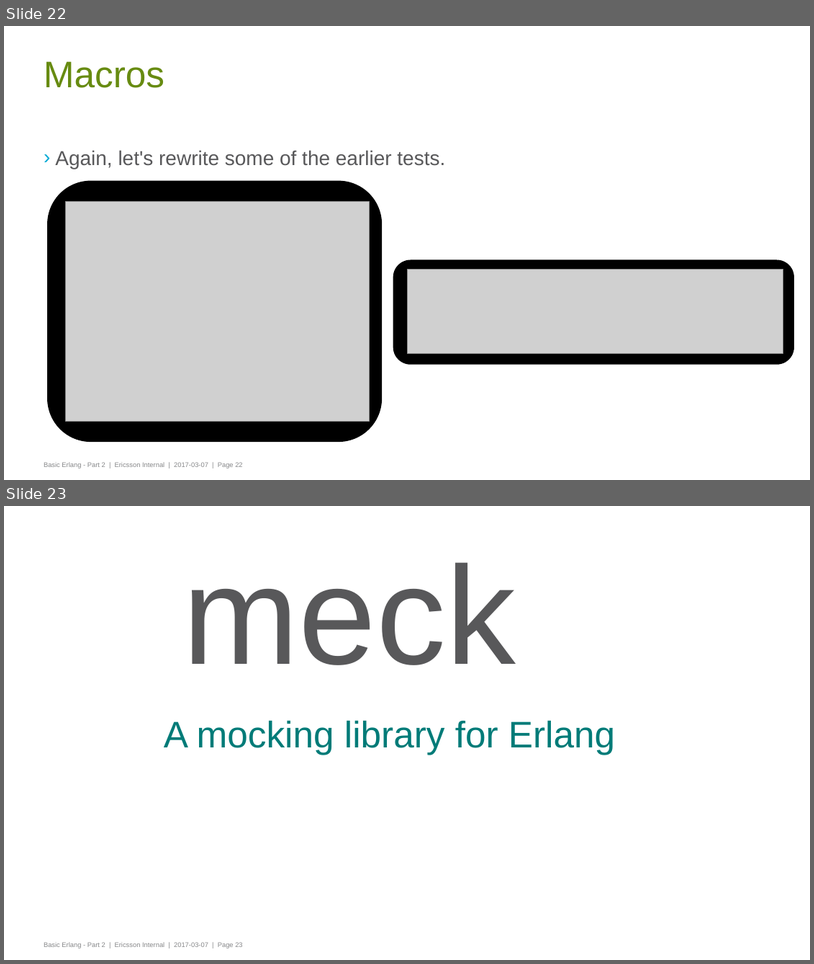
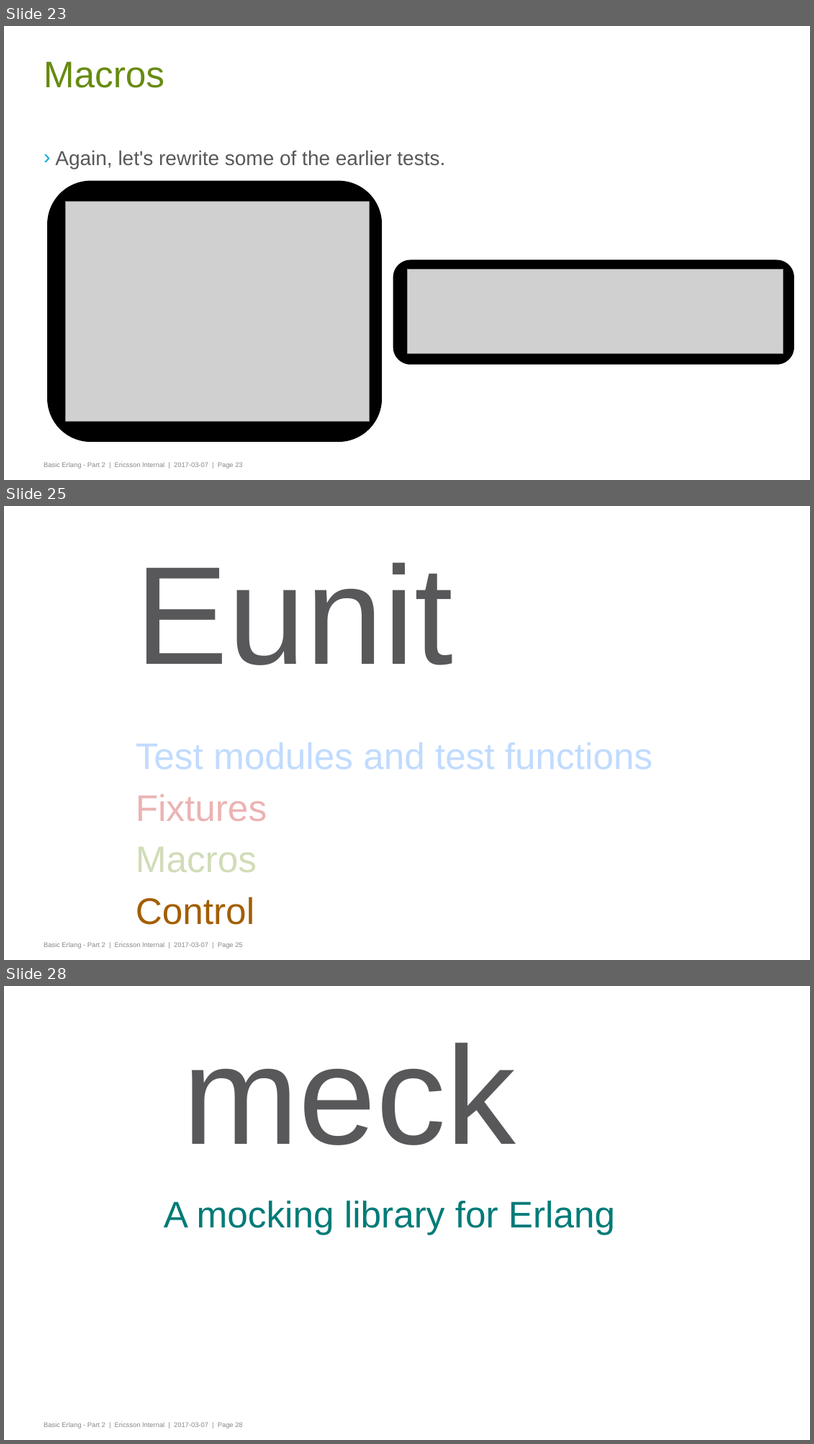
Before and after one commit to gwaerondor/unit_testing_in_erlang, a slide deck: basic_erlang_4/presentation/erlang_part_4_testing.pptx. Shown one above the other, each under a label of ours: slides 22 and 23 before the commit, slides 23, 25 and 28 after it; the slides between them are not shown. The pictures are 814x964 and 814x1444 pixels, drawn with LibreOffice and Linux fonts; fonts in the diff are those of the drawing; grey boxes stand for pictures; background and template pictures are left out. Boxes give left, top, right and bottom in pixels: in the first picture for what was removed or moved away, otherwise in the second. Text is boxed around its words. In the diff, an @@ line names an element or a change of style, - is before the commit and + after.

Commit message:
Adds more control tests and updates the presentation with control

```diff
--- a/basic_erlang_4/presentation/erlang_part_4_testing.pptx
+++ b/basic_erlang_4/presentation/erlang_part_4_testing.pptx
@@ slide 25 added at (x1=4, y1=506, x2=810, y2=960), background #FFFFFF; not listed: 1 template element that a slide beside it also shows @@
@@ title added at (x1=136, y1=562, x2=453, y2=665), 166 pt, text #58585A @@
+Eunit
@@ rectangle added at (x1=118, y1=725, x2=666, y2=777), fill #FFFFFF at 70% opacity @@
@@ text added at (x1=136, y1=742, x2=653, y2=924), 44 pt, text #2F88FF @@
+Test modules and test functions
+Fixtures
+Macros
+Control
@@ rectangle added at (x1=118, y1=791, x2=666, y2=844), fill #FFFFFF at 70% opacity @@
@@ rectangle added at (x1=134, y1=844, x2=684, y2=886), fill #FFFFFF at 70% opacity @@
@@ what was slide 22 is now slide 23 @@
@@ what was slide 23 is now slide 28 @@
```
Also in this commit, not shown: 5 slides changed, 4 other slides added, 3 other files.
